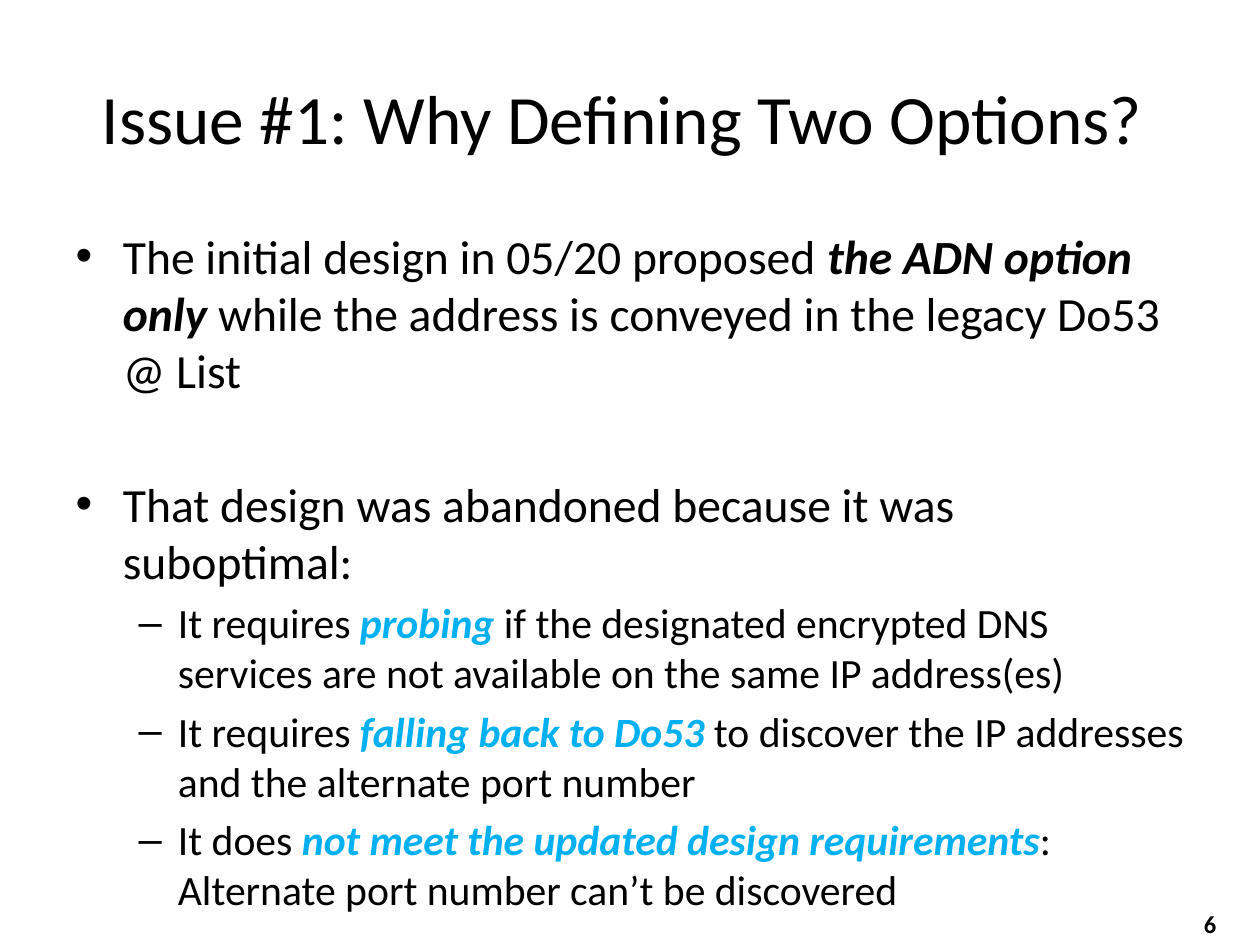
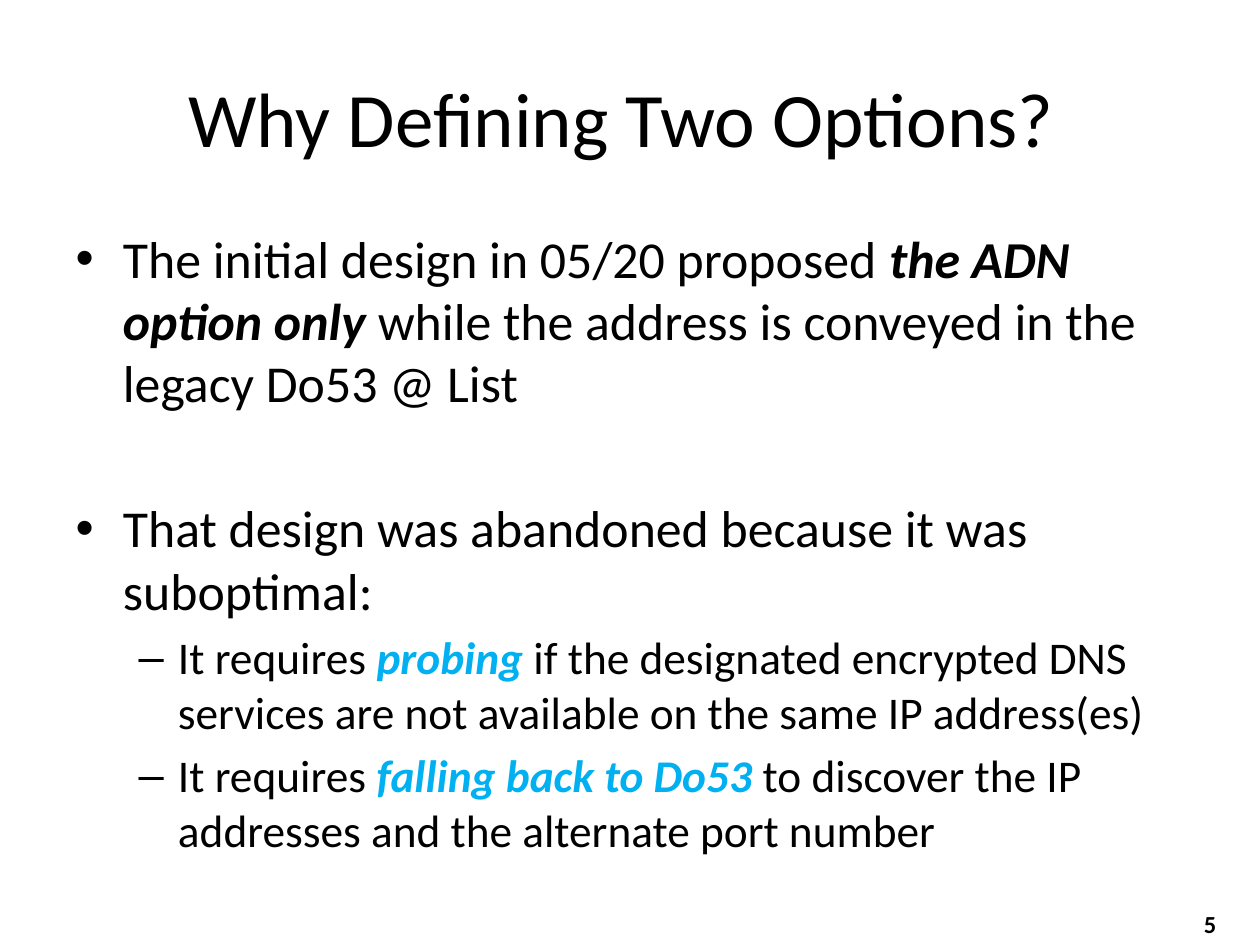
Before and after one commit to boucadair/draft-btw-add-home-network, a slide deck: slide 5 of ietf110/draft-ietf-add-dnr.pptx (slide 6 before the commit). Drawn at 1260x945 pixels with LibreOffice and Linux fonts; fonts in the diff are those of the drawing. Boxes give left, top, right and bottom in pixels: in the first picture for what was removed or moved away, otherwise in the second. Text is boxed around its words. In the diff, an @@ line names an element or a change of style, - is before the commit and + after.

```diff
--- a/ietf110/draft-ietf-add-dnr.pptx
+++ b/ietf110/draft-ietf-add-dnr.pptx
@@ title at <box>188,93,1054,161</box>: text changed; size 39.6 to 44 pt @@
-Issue #1: Why Defining Two Options?
+Why Defining Two Options?
@@ text "The initial design in 05/20 ..." at <box>123,241,1143,855</box>: size 27.2 to 29.6 pt in "The initial design in 05/20 proposed the ...", "That design was abandoned because it was ..."; size 23.8 to 25.9 pt in "It requires probing if the designated encrypted ...", "It requires falling back to Do53 to ..." @@
@@ text at <box>178,825,1051,862</box>: paragraph removed @@
-  – It does not meet the updated design requirements: Alternate port number can’t be discovered
@@ page number at <box>1204,917,1216,933</box>: text changed @@
-6
+5
```
Also in this commit, not shown: 6 other slides changed, 3 slides added, 1 other file.
